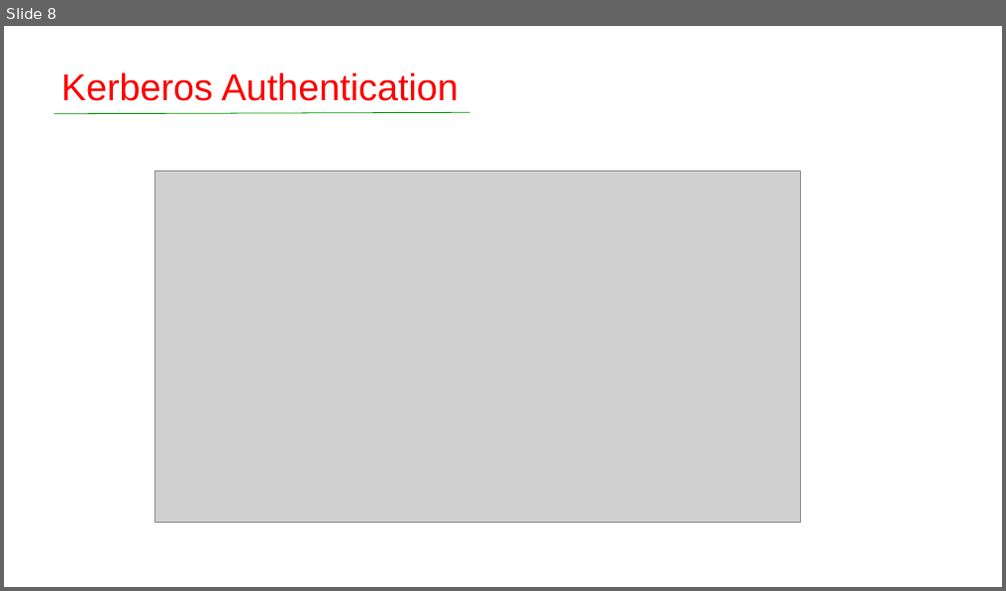
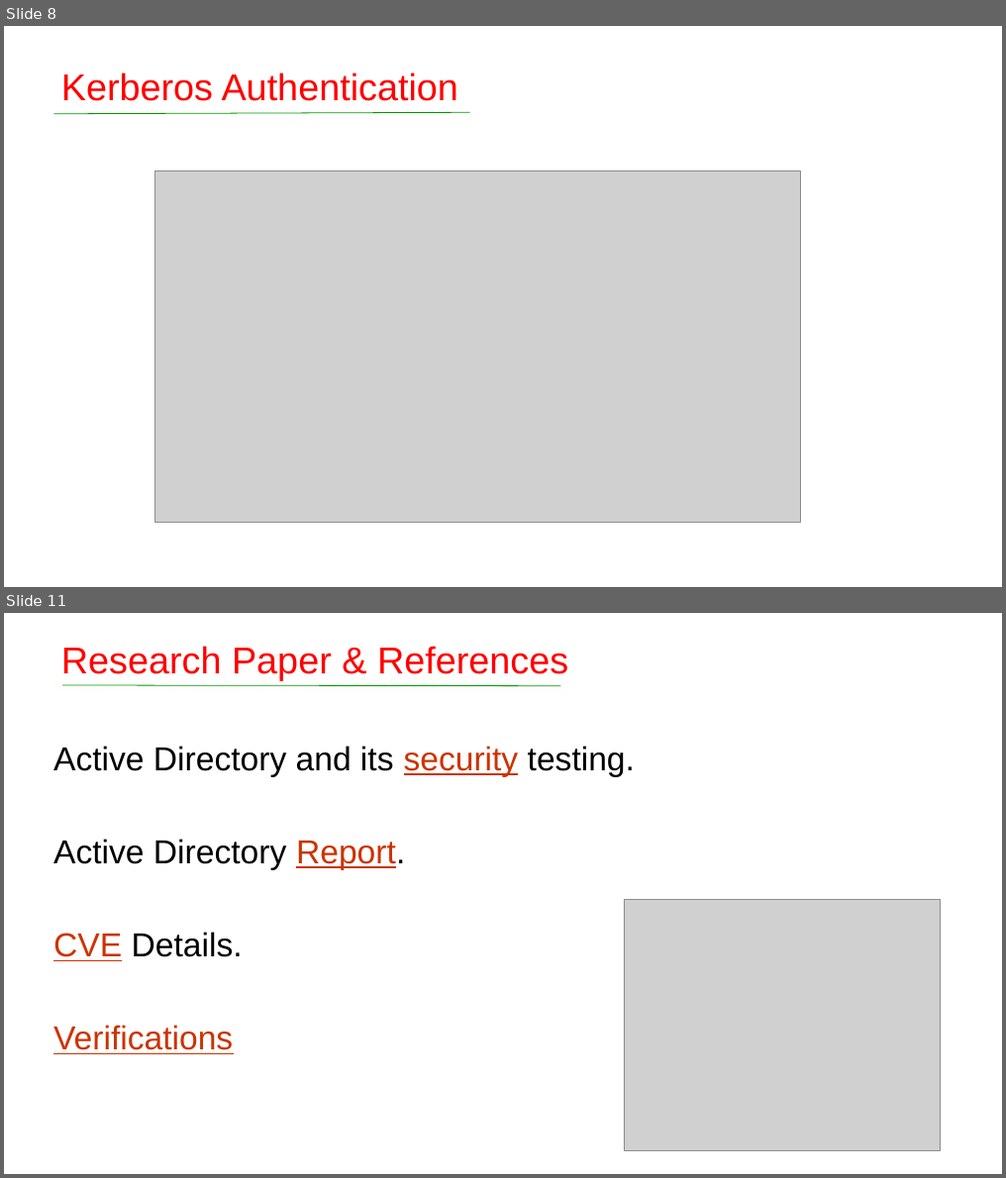
Before and after one commit to theUnixe/Active-Directory, a slide deck: Active Directory And Its Security Testing.pptx. Shown one above the other, each under a label of ours: slide 8 before the commit, slides 8 and 11 after it; the slides between them are not shown. The pictures are 1006x591 and 1006x1178 pixels, drawn with LibreOffice and Linux fonts; fonts in the diff are those of the drawing; grey boxes stand for pictures; background and template pictures are left out. Boxes give left, top, right and bottom in pixels: in the first picture for what was removed or moved away, otherwise in the second. Text is boxed around its words. In the diff, an @@ line names an element or a change of style, - is before the commit and + after.

```diff
--- a/Active Directory And Its Security Testing.pptx
+++ b/Active Directory And Its Security Testing.pptx
@@ slide 11 added at (4,613,1002,1174), background picture (left out) @@
@@ title added at (61,646,568,681), 36 pt, text #FF0000 @@
+Research Paper & References
@@ line added from (62, 685) to (561, 685), #009900 0.75 pt @@
@@ subtitle added at (54,746,635,1055), 32 pt, text #000000 @@
+Active Directory and its security testing.
+Active Directory Report.
+CVE Details.
+Verifications
@@ picture added at (624,899,941,1151) @@
```
Also in this commit, not shown: 6 other slides added, 1 slide removed.
